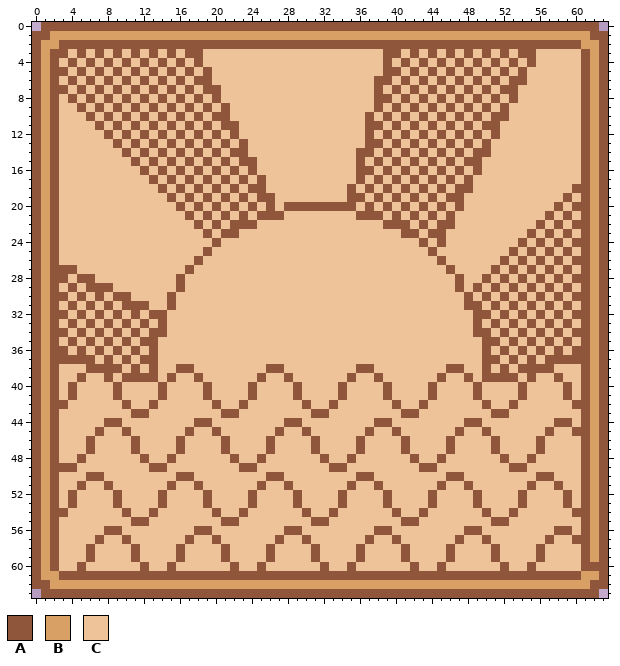
Edited in one commit: pixel-art sprite (Textures/sun_rise.png). Above is the file before it was changed.
The file is 64x64 pixels.
Palette (. is transparent): A #8f563b  B #d9a066  C #eec39a
The same view after the edit:
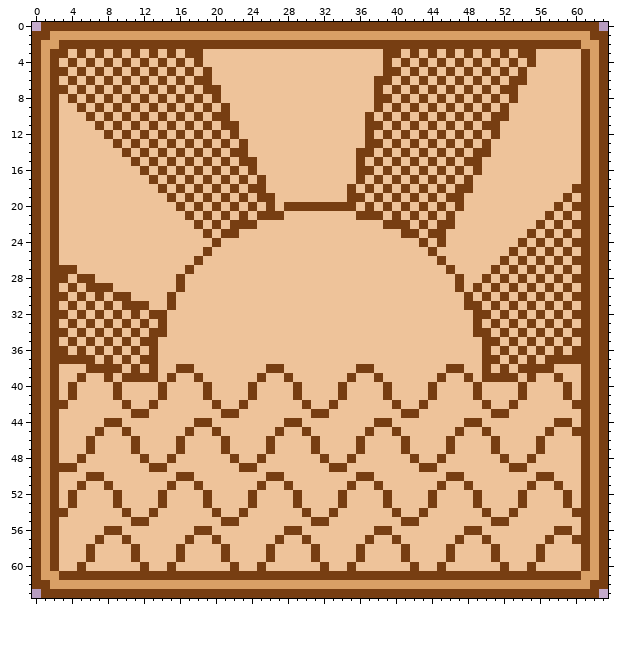
Change:
{"colour":"A","old":"#8f563b","new":"#773e12"}
{"y":60,"x":62,"old":"A","new":"B"}
{"label":"changed","picture_box":[32,22,608,598]}
